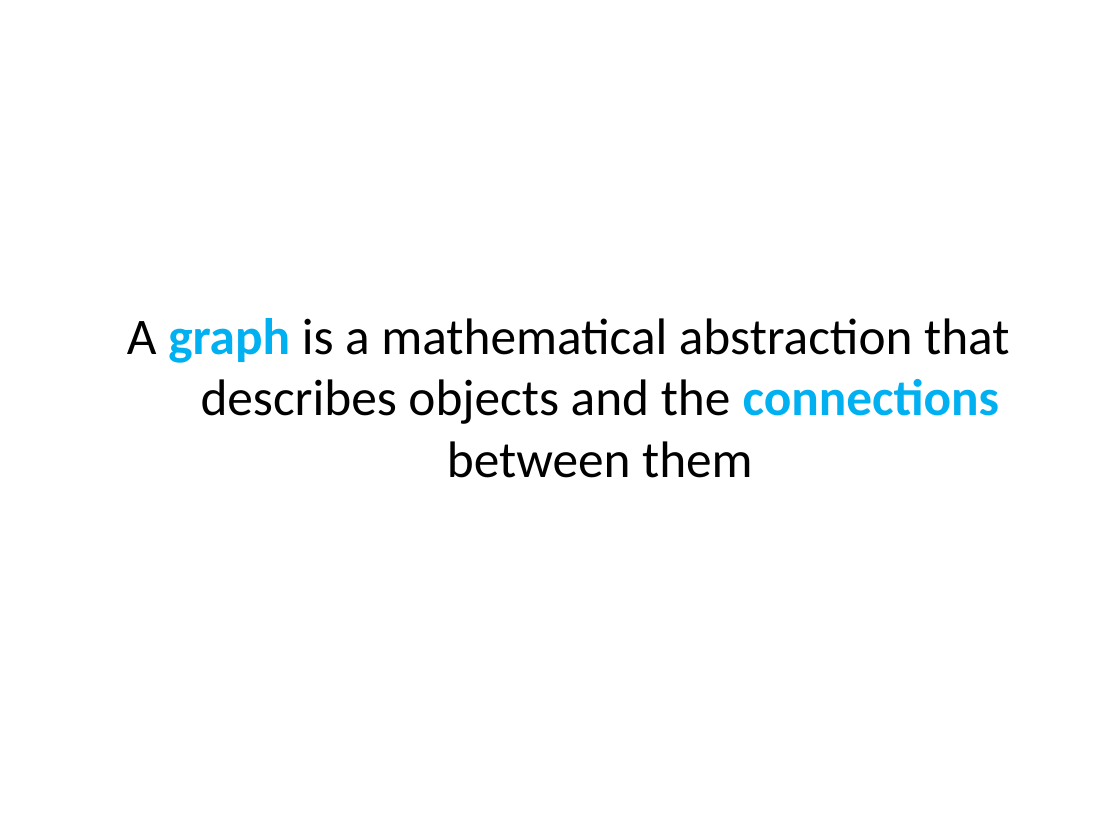
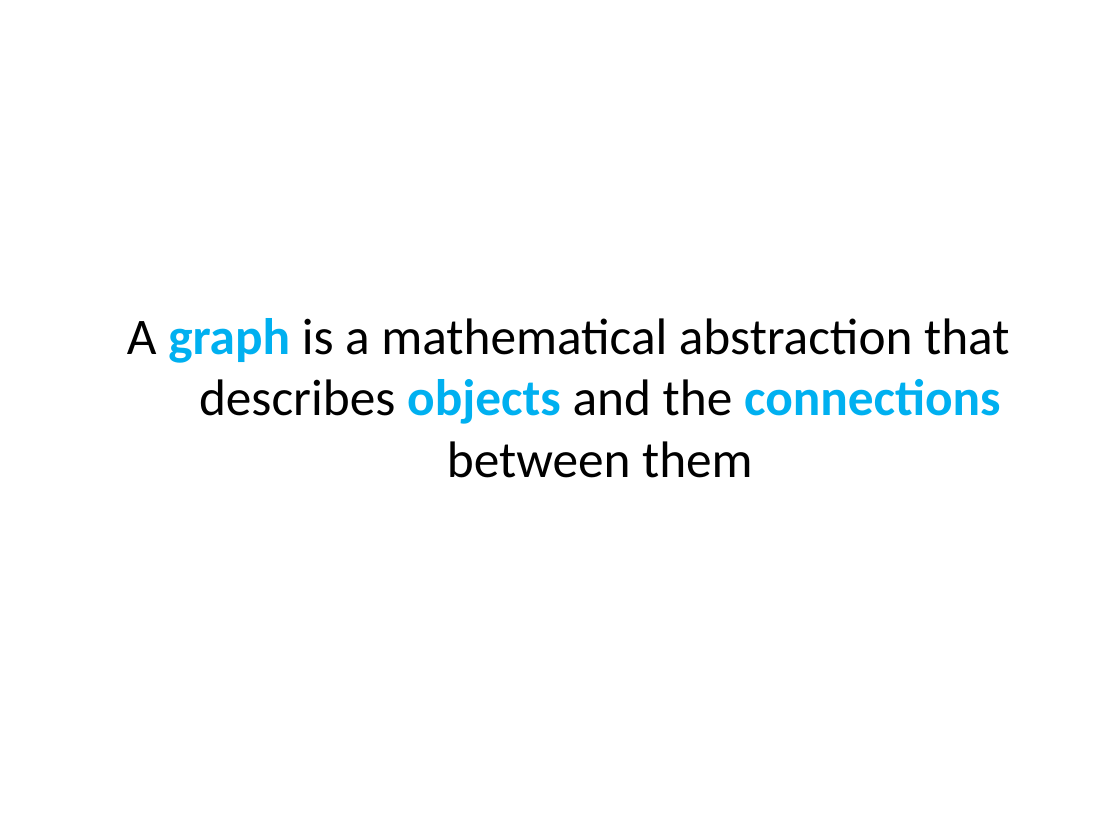
Before and after one commit to SteinbergOB/GraphAlgorithms_en, a slide deck: slide 11 of Presentation/Lection 0.pptx. Drawn at 1120x840 pixels with LibreOffice and Linux fonts; fonts in the diff are those of the drawing. Boxes give left, top, right and bottom in pixels: in the first picture for what was removed or moved away, otherwise in the second. Text is boxed around its words. In the diff, an @@ line names an element or a change of style, - is before the commit and + after.

```diff
--- a/Presentation/Lection 0.pptx
+++ b/Presentation/Lection 0.pptx
@@ text "A graph is a mathematical ..." at bbox=[127, 318, 1009, 478]: text colour #000000 to #00B0F0, bold on in "objects" @@
```
Also in this commit, not shown: 15 other slides changed, 7 slides added, 2 slides removed, 1 other file.
